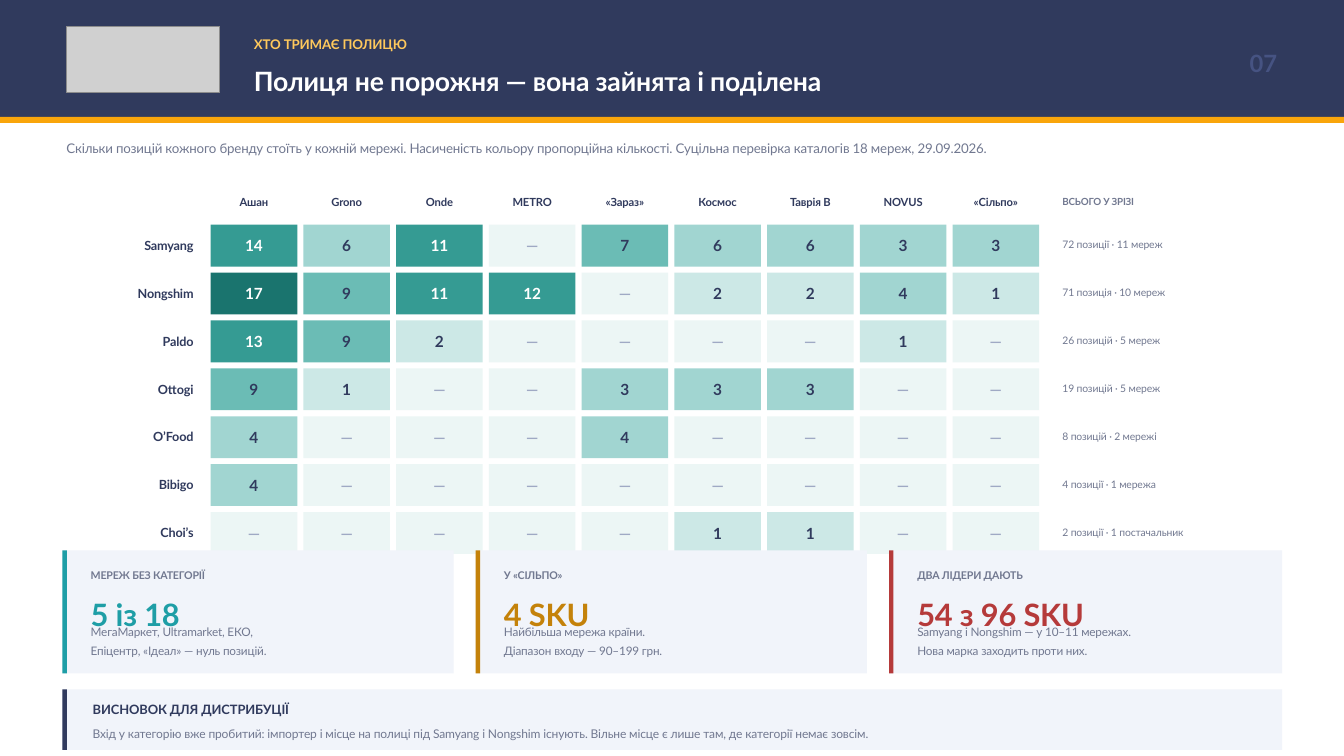
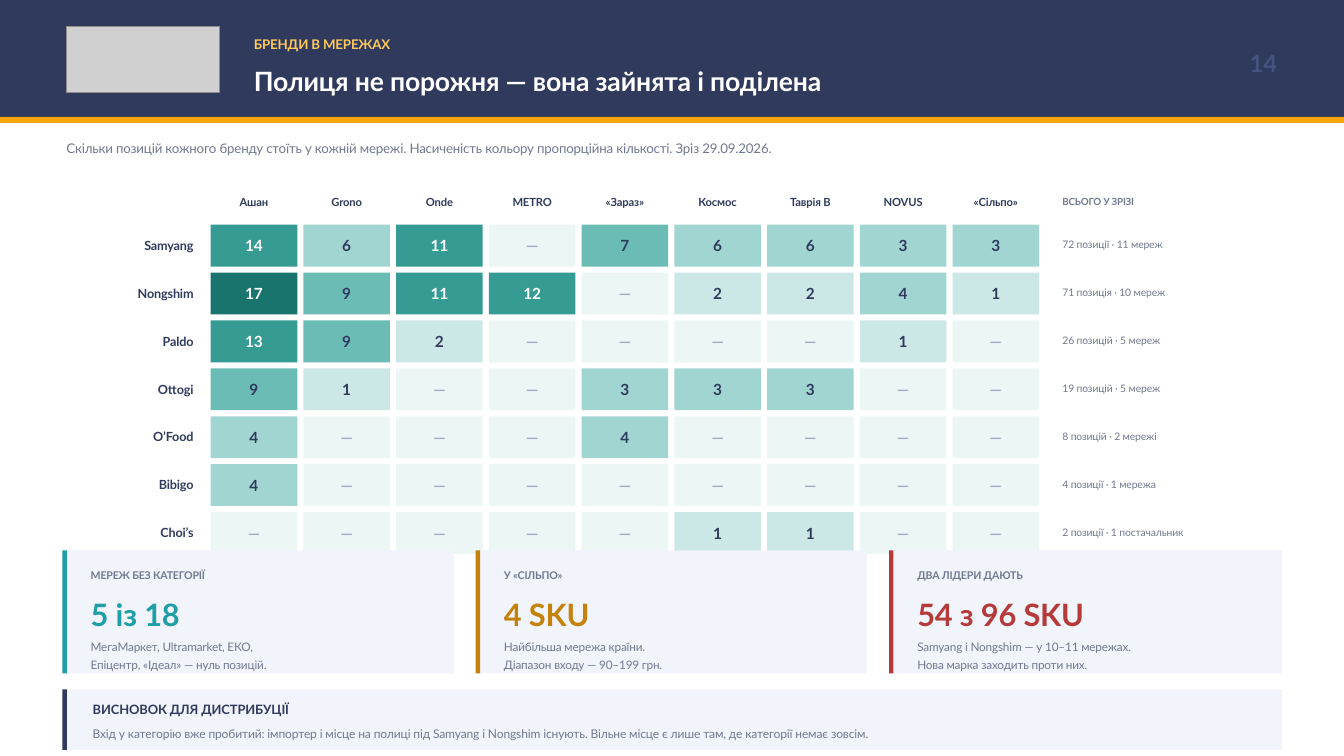
Before and after one commit to IllyaChaplygin/Chaplygin-Illya, a slide deck: slide 14 of Korean_Ramen_Ukraine_EXEC.pptx (slide 7 before the commit). Drawn at 1344x756 pixels with LibreOffice and Linux fonts; fonts in the diff are those of the drawing; grey boxes stand for pictures. Boxes give left, top, right and bottom in pixels: in the first picture for what was removed or moved away, otherwise in the second. Text is boxed around its words. In the diff, an @@ line names an element or a change of style, - is before the commit and + after.

```diff
--- a/Korean_Ramen_Ukraine_EXEC.pptx
+++ b/Korean_Ramen_Ukraine_EXEC.pptx
@@ text at box(254, 39, 390, 52): text changed @@
-ХТО ТРИМАЄ ПОЛИЦЮ
+БРЕНДИ В МЕРЕЖАХ
@@ text at box(66, 143, 771, 156): text changed @@
-Скільки позицій кожного бренду стоїть у кожній мережі. Насиченість кольору пропорційна кількості. Суцільна перевірка каталогів 18 мереж, 29.09.2026.
+Скільки позицій кожного бренду стоїть у кожній мережі. Насиченість кольору пропорційна кількості. Зріз 29.09.2026.
@@ 3 texts: place and size @@
-3 texts at box(91, 626, 1131, 657)
+3 texts at box(91, 642, 1131, 671)
```
Also in this commit, not shown: 5 other slides changed, 10 slides added, 6 slides removed, 1 other file.
